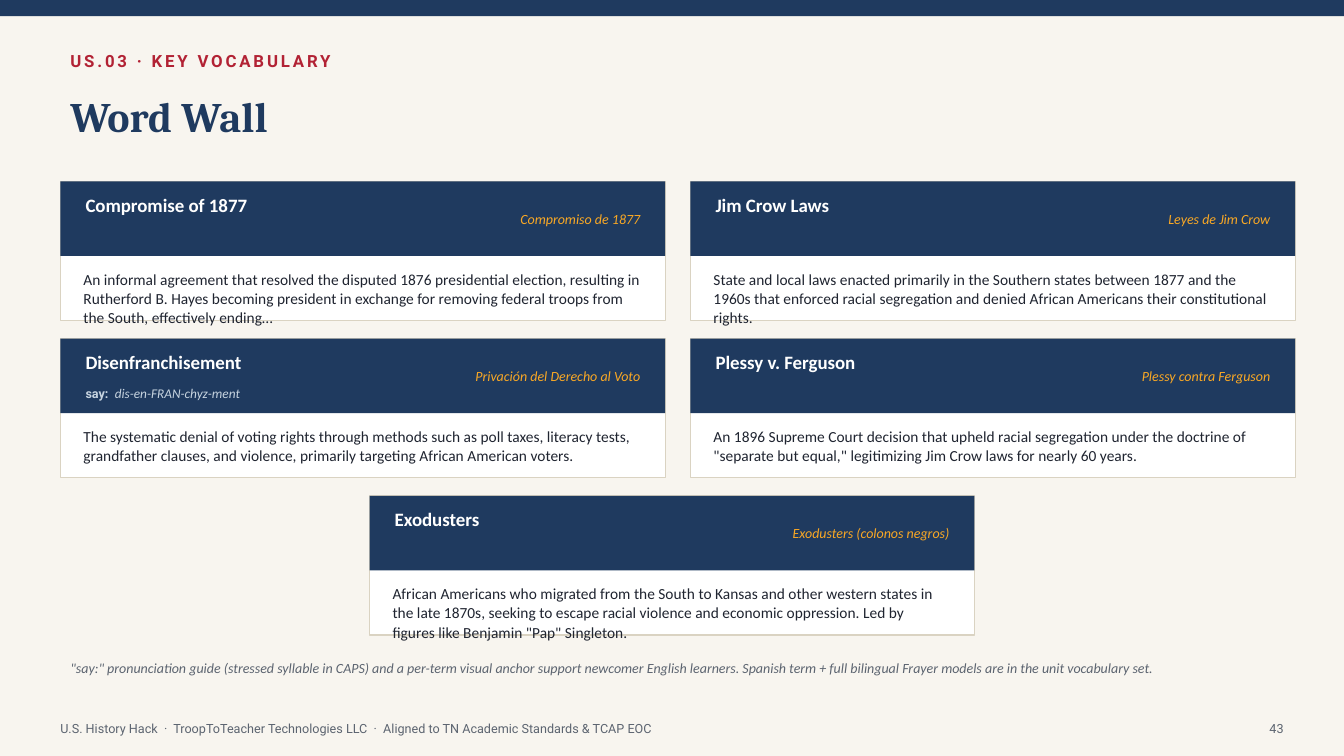
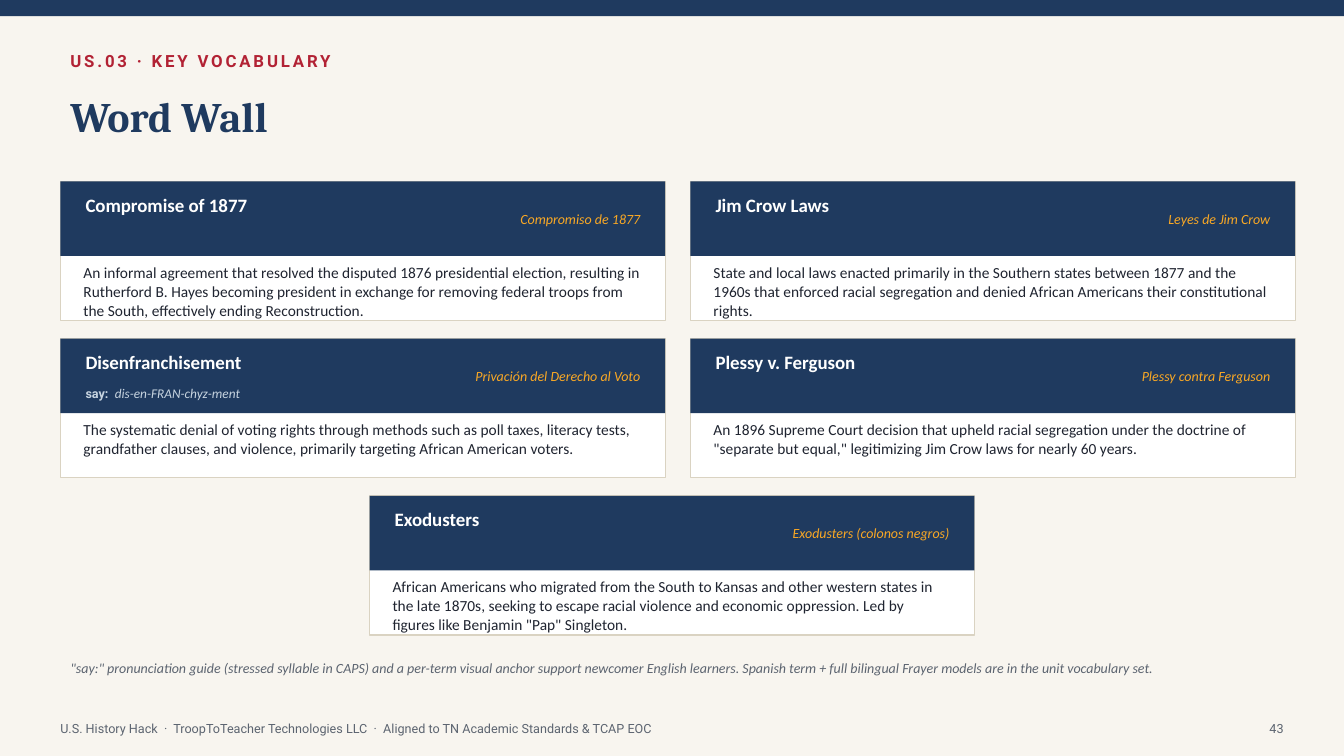
Before and after one commit to Trooptoteacher/trooptoteacher-history, a slide deck: slide 43 of HistoryHack_Platinum/deliverables_unit1/Unit1_Teacher_Deck_America250.pptx. Drawn at 1344x756 pixels with LibreOffice and Linux fonts; fonts in the diff are those of the drawing. Boxes give left, top, right and bottom in pixels: in the first picture for what was removed or moved away, otherwise in the second. Text is boxed around its words. In the diff, an @@ line names an element or a change of style, - is before the commit and + after.

```diff
--- a/HistoryHack_Platinum/deliverables_unit1/Unit1_Teacher_Deck_America250.pptx
+++ b/HistoryHack_Platinum/deliverables_unit1/Unit1_Teacher_Deck_America250.pptx
@@ text at bbox=[83, 267, 640, 321]: text changed @@
-An informal agreement that resolved the disputed 1876 presidential election, resulting in Rutherford B. Hayes becoming president in exchange for removing federal troops from the South, effectively ending…
+An informal agreement that resolved the disputed 1876 presidential election, resulting in Rutherford B. Hayes becoming president in exchange for removing federal troops from the South, effectively ending Reconstruction.
@@ text "State and local laws enacted ..." rewrapped from bbox=[713, 274, 1266, 307] to bbox=[713, 267, 1266, 321] @@
@@ text "The systematic denial of voting ...": place and size @@
-text "The systematic denial of voting ..." at bbox=[83, 431, 630, 464]
+text "The systematic denial of voting ..." at bbox=[83, 424, 630, 457]
@@ text "An 1896 Supreme Court decision ...": place and size @@
-text "An 1896 Supreme Court decision ..." at bbox=[713, 431, 1246, 464]
+text "An 1896 Supreme Court decision ..." at bbox=[713, 424, 1246, 457]
@@ text "African Americans who migrated from ...": place and size @@
-text "African Americans who migrated from ..." at bbox=[393, 588, 933, 641]
+text "African Americans who migrated from ..." at bbox=[393, 581, 933, 635]
```
Also in this commit, not shown: 6 other slides changed, 1 other file.
